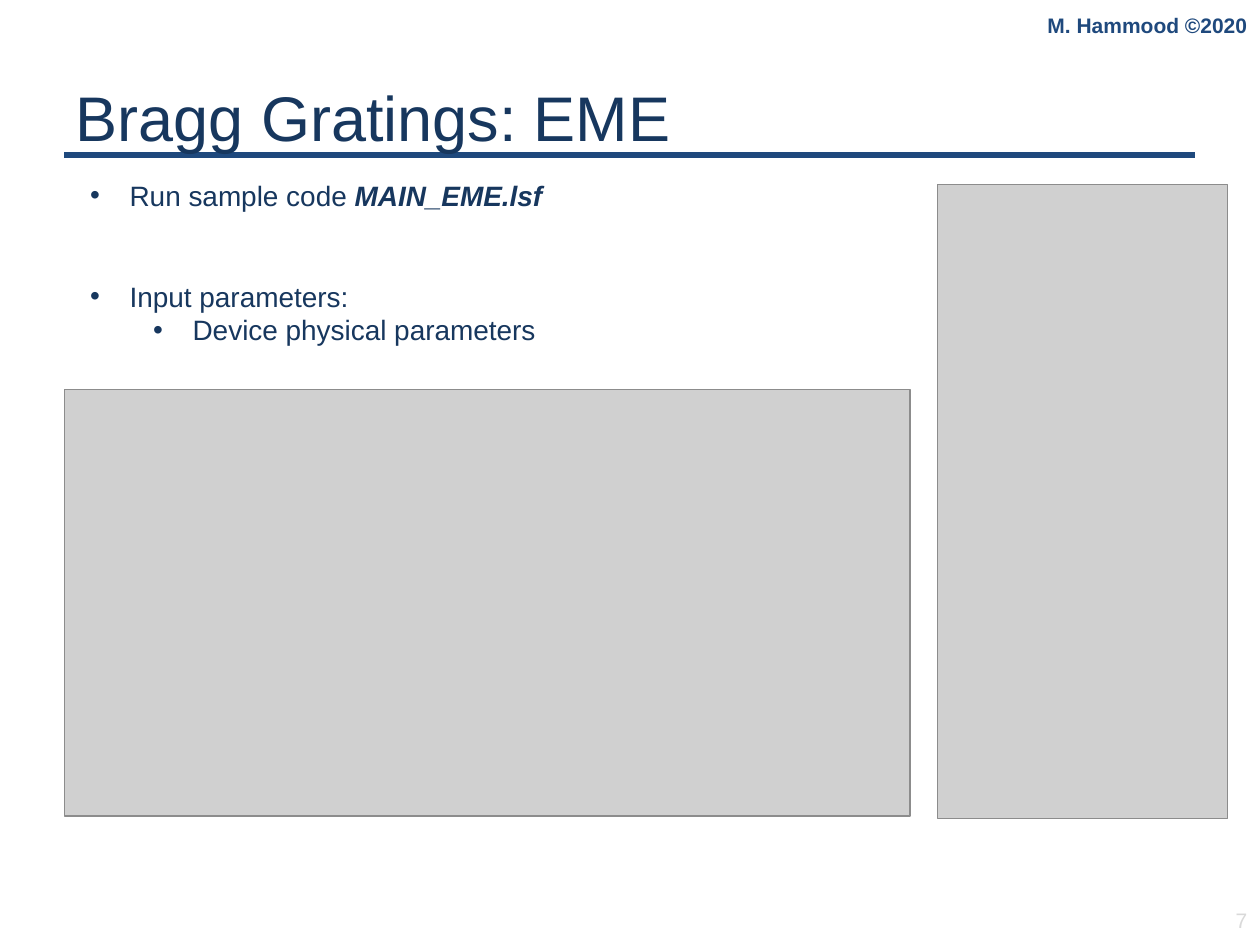
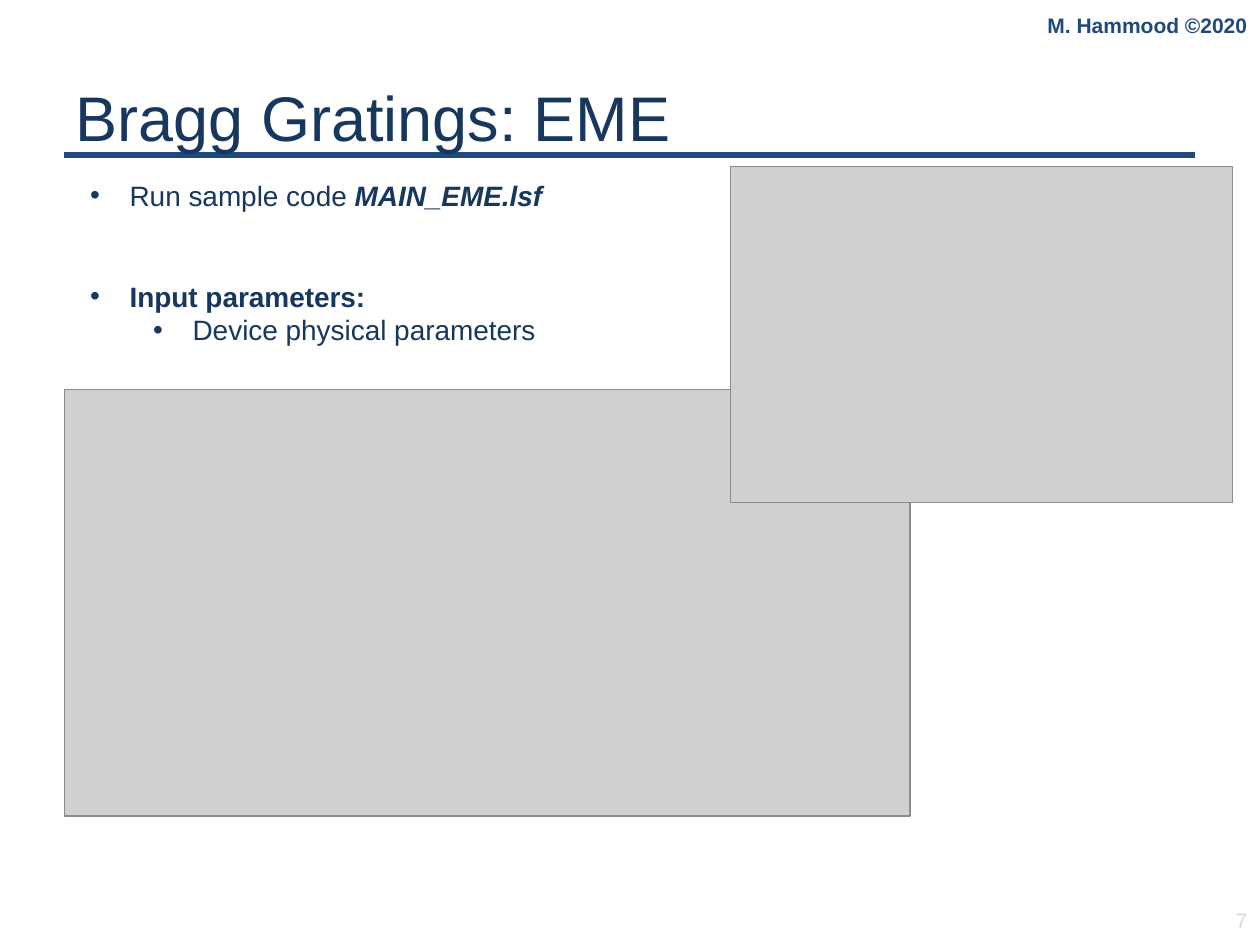
Before and after one commit to mustafacc/SiEPIC_Photonics_Package, a slide deck: slide 7 of SiEPIC_Photonics_Package/solvers_simulators/tutorials/Bragg_tutorial/Workshop.pptx. Drawn at 1260x945 pixels with LibreOffice and Linux fonts; fonts in the diff are those of the drawing; grey boxes stand for pictures; background and template pictures are left out. Boxes give left, top, right and bottom in pixels: in the first picture for what was removed or moved away, otherwise in the second. Text is boxed around its words. In the diff, an @@ line names an element or a change of style, - is before the commit and + after.

Commit message:
update bragg tutorial documentation slides

```diff
--- a/SiEPIC_Photonics_Package/solvers_simulators/tutorials/Bragg_tutorial/Workshop.pptx
+++ b/SiEPIC_Photonics_Package/solvers_simulators/tutorials/Bragg_tutorial/Workshop.pptx
@@ picture added at box(731, 166, 1232, 503) @@
@@ picture removed at box(937, 185, 1227, 819) @@
@@ text at box(130, 287, 365, 312): bold on in "Input parameters:" @@
```
Also in this commit, not shown: 8 other slides changed, 2 slides added.
